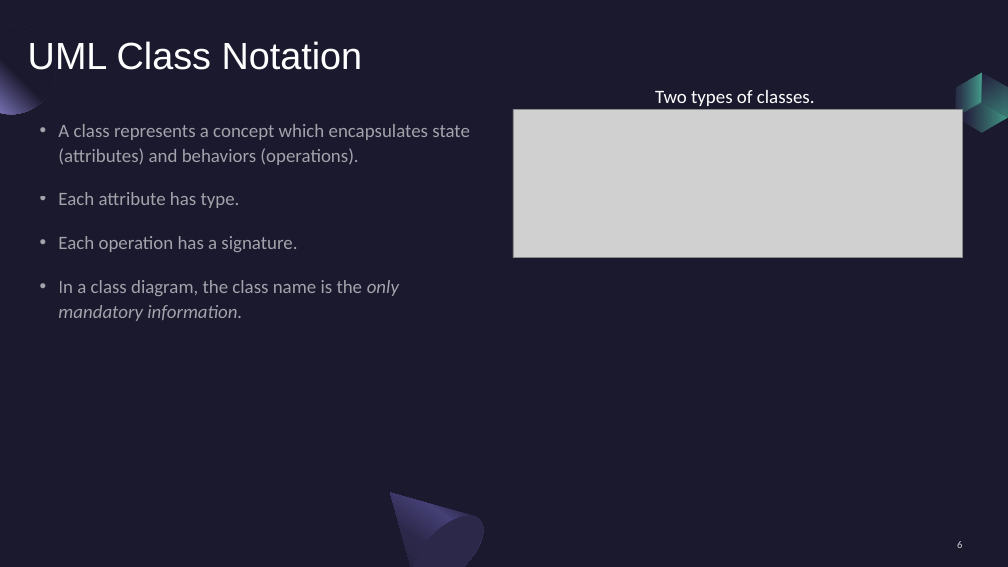
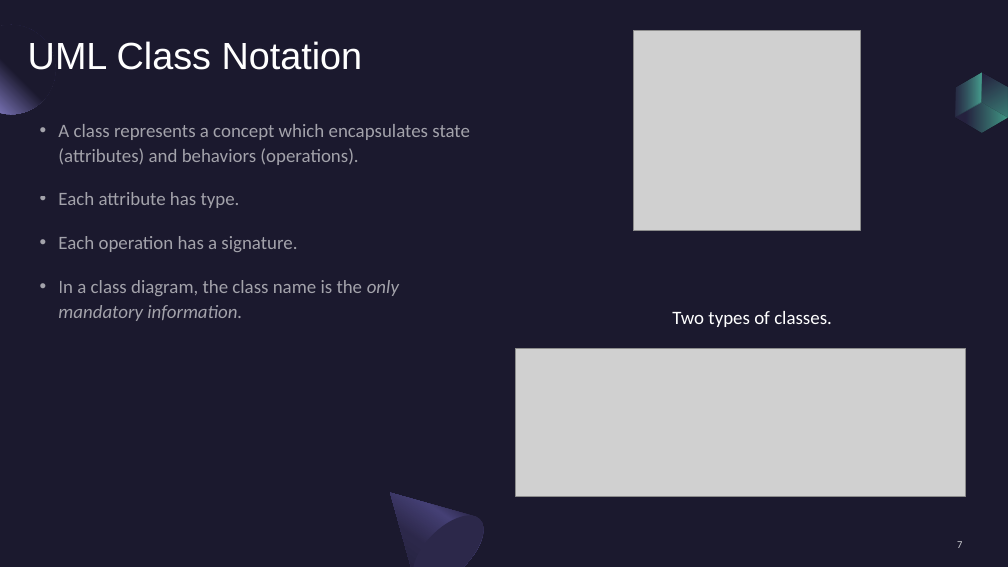
Before and after one commit to draidyn/ATMApplication, a slide deck: slide 7 of FinalPresentationClassDiagram.pptx (slide 6 before the commit). Drawn at 1008x567 pixels with LibreOffice and Linux fonts; fonts in the diff are those of the drawing; grey boxes stand for pictures. Boxes give left, top, right and bottom in pixels: in the first picture for what was removed or moved away, otherwise in the second. Text is boxed around its words. In the diff, an @@ line names an element or a change of style, - is before the commit and + after.

```diff
--- a/FinalPresentationClassDiagram.pptx
+++ b/FinalPresentationClassDiagram.pptx
@@ picture added at (x1=634, y1=30, x2=861, y2=231) @@
@@ text "Two types of classes." moved from (x1=655, y1=90, x2=815, y2=106) to (x1=672, y1=311, x2=832, y2=327) @@
@@ picture moved from (x1=513, y1=110, x2=963, y2=258) to (x1=516, y1=349, x2=966, y2=497) @@
@@ page number at (x1=957, y1=541, x2=962, y2=548): text changed @@
-6
+7
```
Also in this commit, not shown: 16 other slides changed, 7 slides added, 1 slide removed.
